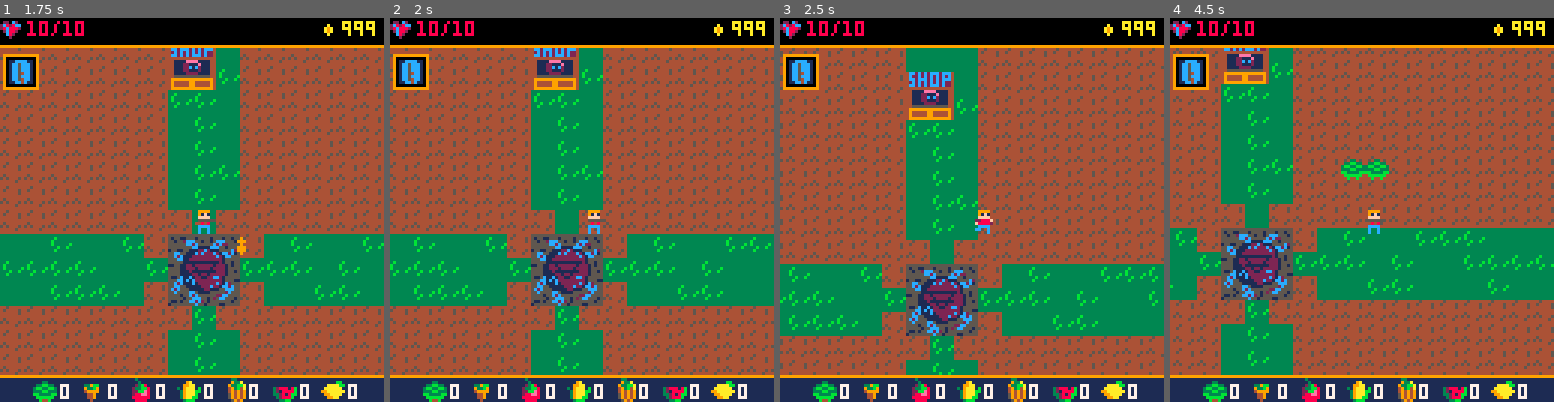
Above: before the commit, frames 1-4 (left to right).
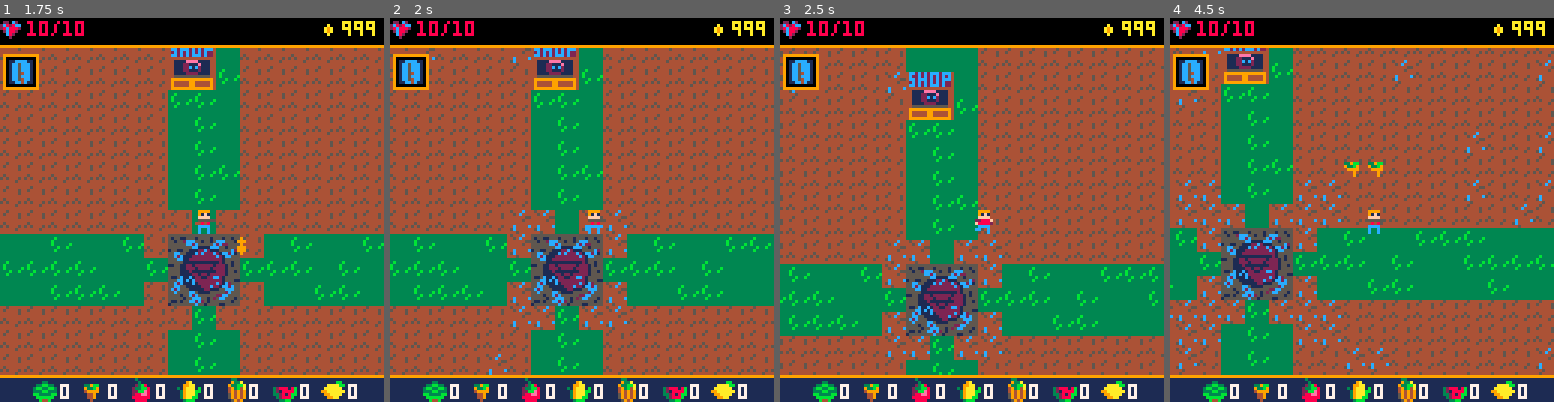
Above: after the commit, the same moments.

Repository: alexjbusch/GameJam2020
Game: PICO-8 cartridge GMTK-GameJam2020-Game/necrofarmicon.p8
Same seed, same stepped clock (60 frames per second), same inputs: the game is played once before the commit and once after it.
Inputs:
- Up to frame 1 (1.75 s): tap X (X key) at 0.33, 1.07 s; tap O (Z key) at 0.7, 1.7 s; hold Right from 1.6 s (still down)
- Up to frame 2 (2 s): keep holding Right; tap X (X key) at 1.85 s
- Up to frame 3 (2.5 s): release Right at 2.1 s; tap O (Z key) at 2.1 s; hold Up 2.15-2.42 s; hold Right from 2.47 s (still down)
- Up to frame 4 (4.5 s): tap O (Z key) every 0.4 s from 2.5 to 4.1 s; tap X (X key) at 2.97, 4.08 s; release Right at 3.03 s; hold Left 3.08-3.58 s; hold Down 3.63-3.97 s; hold Right from 4.02 s (still down)

Frame 1 is identical in both runs. In frame 2, 1.5% of the frame differs, in the area x 9-62%, y 7-93%; in frame 3, 1.5%; in frame 4, 4.4%, in the area x 0-100%, y 7-93%.

Commit message:
added carrot bullets

Diff:
--- a/GMTK-GameJam2020-Game/necrofarmicon.p8
+++ b/GMTK-GameJam2020-Game/necrofarmicon.p8
@@ -17,6 +17,7 @@
 runes={}
 explosions={}
 bullets={}
+reticules={}
 
 enemy_count =0
 plant_grow_time=1--15 --seconds
@@ -30,7 +31,7 @@
 corruption_range=2--tiles
 corruption_timer=0
 random_corruption_timer=0
-time_till_next_corruption = 20
+time_till_next_corruption = 2
 
 boundary_x =256
 boundary_y =256
@@ -186,6 +187,9 @@
    b:draw()
   end
   for b in all(explosions) do
+   b:draw()
+  end
+  for b in all(reticules) do
    b:draw()
   end
   for b in all(bullets) do
@@ -390,6 +394,17 @@
  add(bullets,b)
 end
 
+function make_reticule(xin,yin)
+reticule = {
+x=xin,
+y=yin,
+sprite=69,
+draw=function(self)
+ spr(self.sprite,self.x,self.y)
+end
+}
+add(reticules,reticule)
+end
 -->8
 --player
 --animations
@@ -449,7 +464,7 @@
 sprite=0,
 direction="down",
 item="shotgun",
-seed="lettuce",
+seed="carrot",
 harvested={lettuce=0,carrot=0,tomato=0,corn=0,melon=0,pumpkin=0,lemon=0},
 running=false,
 dashing=false,
@@ -963,7 +978,7 @@
    end
  end
  if self.corrupted then
-  if corruption_timer < 10 then
+  if corruption_timer < 1 then
    corruption_timer+=delta_time
   else
    create_enemy(self.x,self.y,self.class,player)
@@ -1057,6 +1072,7 @@
 
  elseif self.class == "carrot" then
   if self.state == "idle" then
+   self:fire_at_player()
   end
 
  elseif self.class == "lemon" then
@@ -1107,10 +1123,62 @@
  <= 15 then
   self.state = "attacking"
  end
+end,
+fire_at_player=function(self)
+ if self.attack_cooldown_timer ==0 then
+  --make_reticule(player.x,player.y)
+ end
+ if self.attack_cooldown_timer <3 then
+  self.attack_cooldown_timer+=delta_time
+ else
+  create_bullet(self.x,self.y)
+  self.attack_cooldown_timer=0
+ end
 end
 }
 
 add(enemies,enemy)
+end
+
+function create_bullet(xin,yin)
+ bullet = {
+ x=xin,
+ y=yin,
+ dx = 0,
+ dy = -1,
+ target = {x=player.x,y=player.y},
+ speed =3,
+ lifespan_timer = 0,
+ lifespan = 60*3,
+ draw=function(self)
+		pset(self.x,self.y,9)
+		pset(self.x+1,self.y,9)
+		pset(self.x,self.y+1,9)
+		pset(self.x+1,self.y+1,9)
+	end,
+	update=function(self)
+		if distance(player.x,player.y,self.x,self.y) < 8 then
+	  del(bullets,self)
+	  player.hp-=1
+	 end
+	 if distance(self.target.x,self.target.y,self.x,self.y) < 5 then
+
+	  del(bullets,self)
+	 end
+	 self.lifespan_timer+=1
+	 if self.lifespan_timer > self.lifespan then
+	  del(bullets,self)
+	 end
+
+	 angle=atan2(self.x-self.target.x-4,self.y-self.target.y-4)
+  self.dx = -cos(angle)
+  self.dy = -sin(angle)
+
+	 self.x+=self.dx*self.speed
+	 self.y+=self.dy*self.speed
+	end
+}
+ add(bullets,bullet)
 end
 -->8
 --collision
